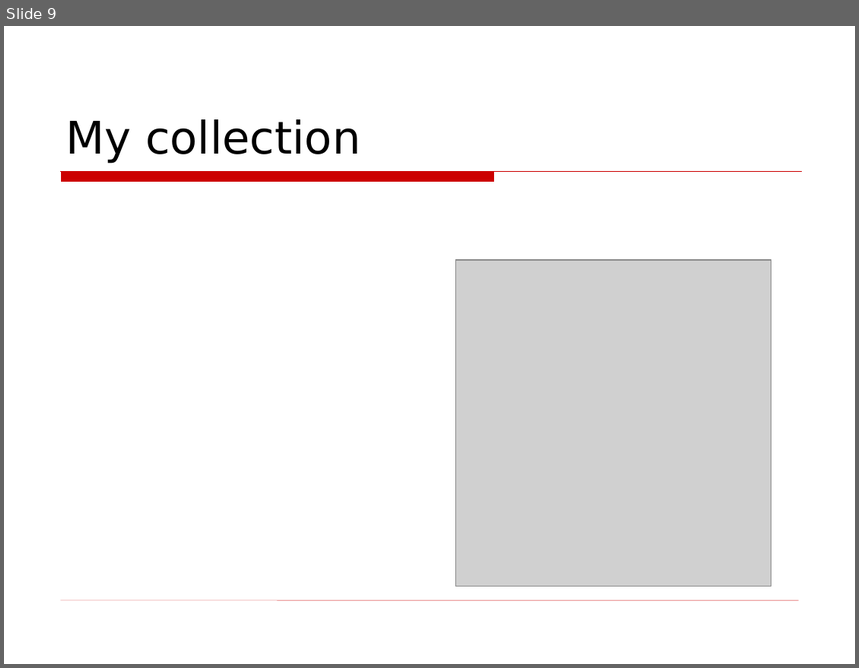
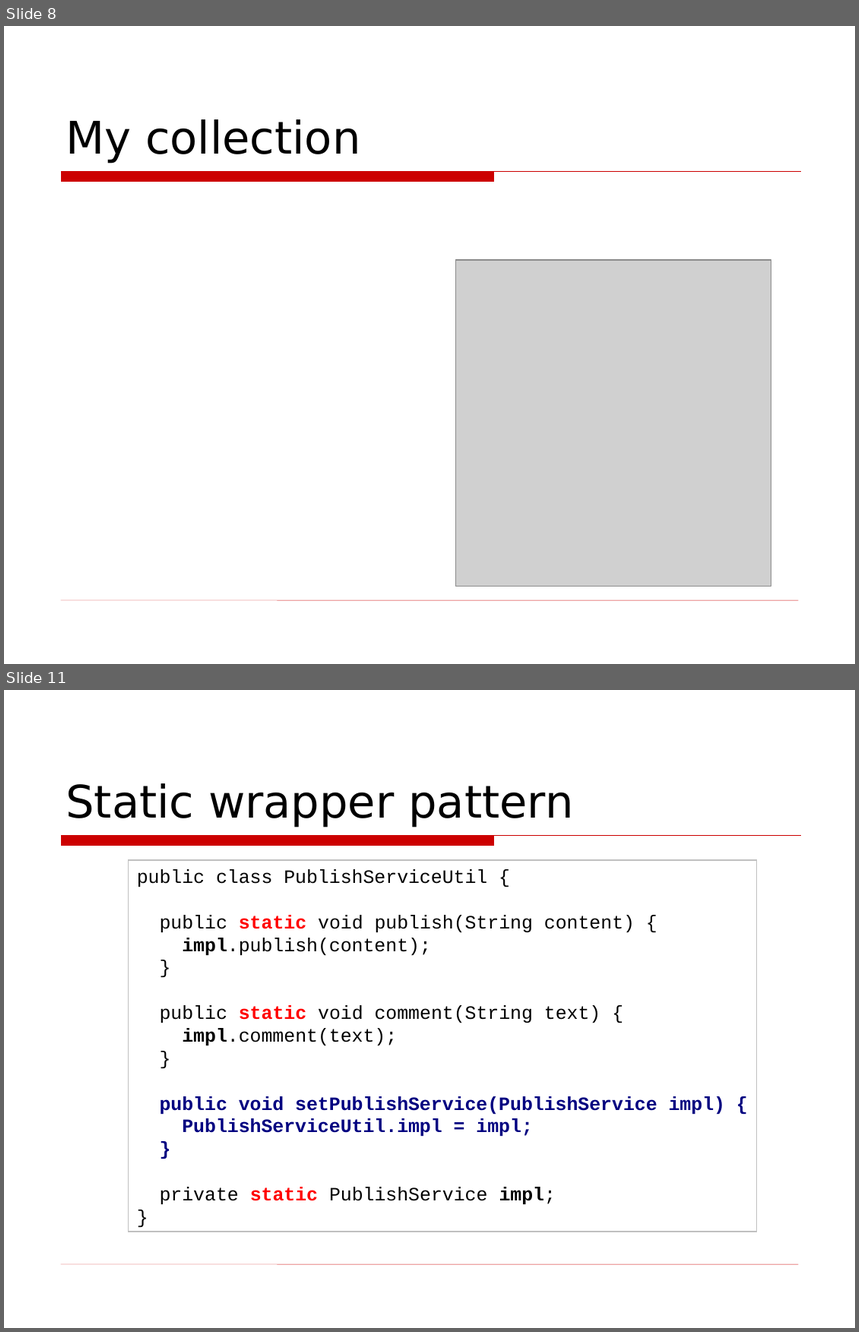
Before and after one commit to asolntsev/presentations, a slide deck: wtf-code/WTF_code.topconf.en.ppt. Shown one above the other, each under a label of ours: slide 9 before the commit, slides 8 and 11 after it; the slides between them are not shown. The pictures are 859x668 and 859x1332 pixels, drawn with LibreOffice and Linux fonts; fonts in the diff are those of the drawing; grey boxes stand for pictures; background and template pictures are left out. Boxes give left, top, right and bottom in pixels: in the first picture for what was removed or moved away, otherwise in the second. Text is boxed around its words. In the diff, an @@ line names an element or a change of style, - is before the commit and + after.

```diff
--- a/wtf-code/WTF_code.topconf.en.ppt
+++ b/wtf-code/WTF_code.topconf.en.ppt
@@ slide 11 added at bbox=[4, 690, 855, 1328], background picture (left out); not listed: 2 template elements that a slide beside it also shows @@
@@ title added at bbox=[66, 783, 573, 828], 38 pt, text #000000 @@
+Static wrapper pattern
@@ rectangle added at bbox=[129, 860, 756, 1232], fill #FFFFFF, outline #C0C0C0 0.74 pt, 16 pt, text #000000 @@
+public class PublishServiceUtil {
+public static void publish(String content) {
+impl.publish(content);
+}
+public static void comment(String text) {
+impl.comment(text);
+}
+public void setPublishService(PublishService impl) {
+PublishServiceUtil.impl = impl;
+}
+private static PublishService impl;
+}
@@ what was slide 9 is now slide 8 @@
```
Also in this commit, not shown: 10 slides changed, 9 other slides added, 12 slides removed.
